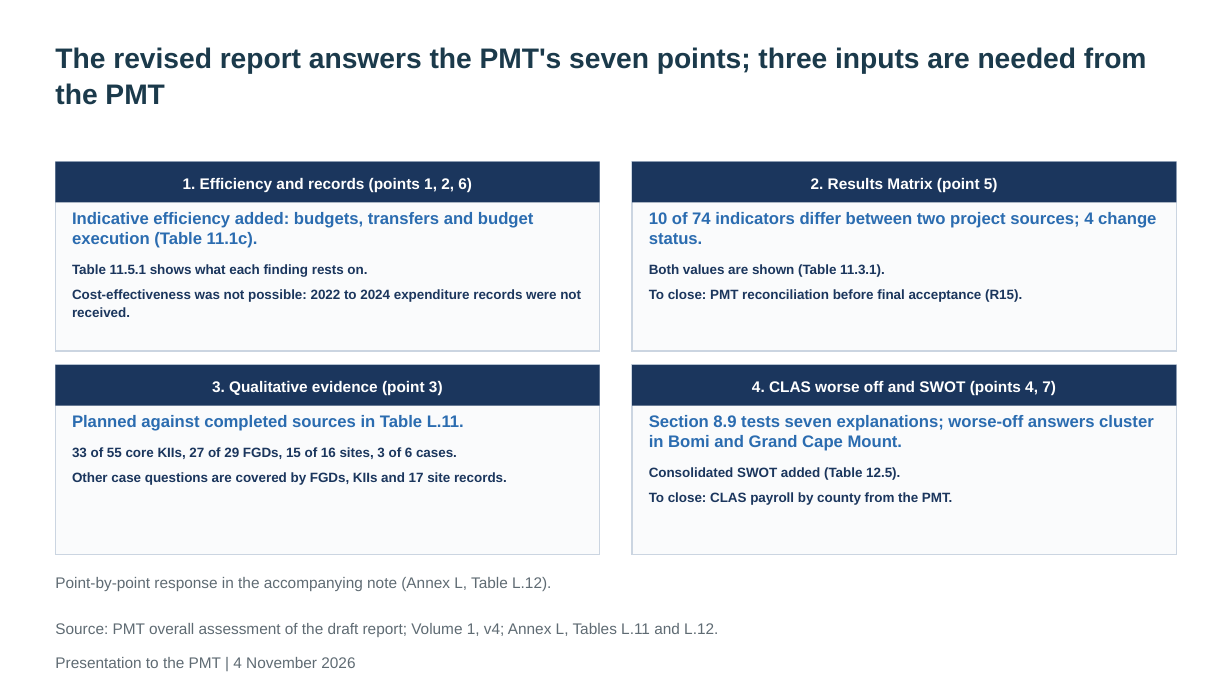
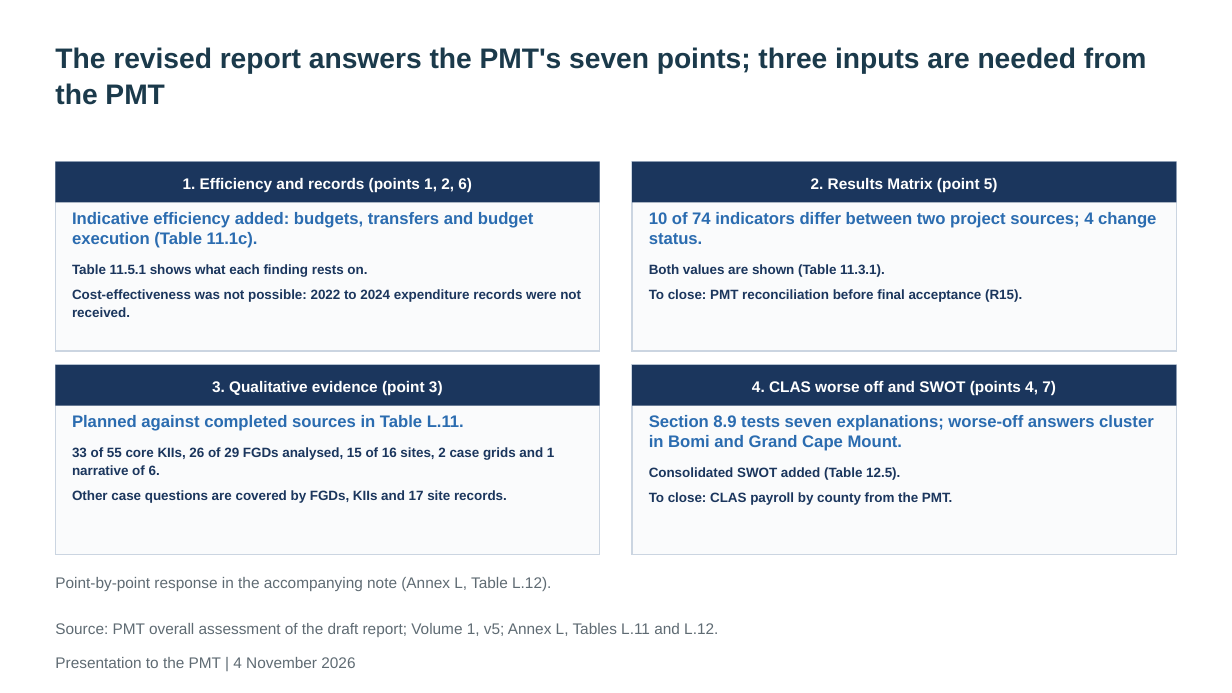
Before and after one commit to kokouekpinda/kokouekpinda, a slide deck: slide 6 of deliverables/REALISE_PMT_Presentation_v5.pptx. Drawn at 1232x693 pixels with LibreOffice and Linux fonts; fonts in the diff are those of the drawing. Boxes give left, top, right and bottom in pixels: in the first picture for what was removed or moved away, otherwise in the second. Text is boxed around its words. In the diff, an @@ line names an element or a change of style, - is before the commit and + after.

```diff
--- a/deliverables/REALISE_PMT_Presentation_v5.pptx
+++ b/deliverables/REALISE_PMT_Presentation_v5.pptx
@@ text at (72, 447, 554, 475): text changed @@
-33 of 55 core KIIs, 27 of 29 FGDs, 15 of 16 sites, 3 of 6 cases.
+33 of 55 core KIIs, 26 of 29 FGDs analysed, 15 of 16 sites, 2 case grids and 1 narrative of 6.
@@ text at (55, 623, 718, 637): text changed @@
-Source: PMT overall assessment of the draft report; Volume 1, v4; Annex L, Tables L.11 and L.12.
+Source: PMT overall assessment of the draft report; Volume 1, v5; Annex L, Tables L.11 and L.12.
```
Also in this commit, not shown: 7 other slides changed.
